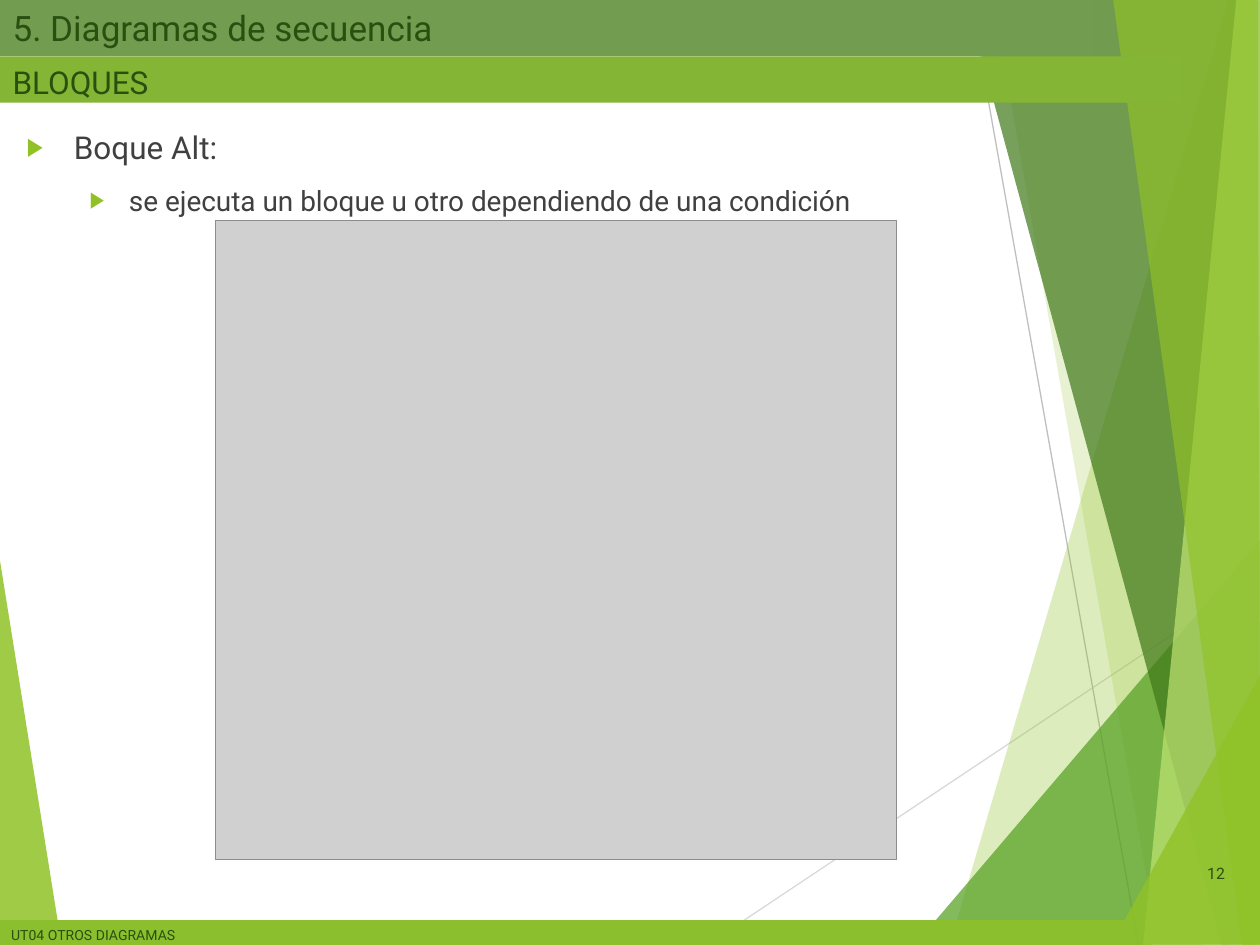
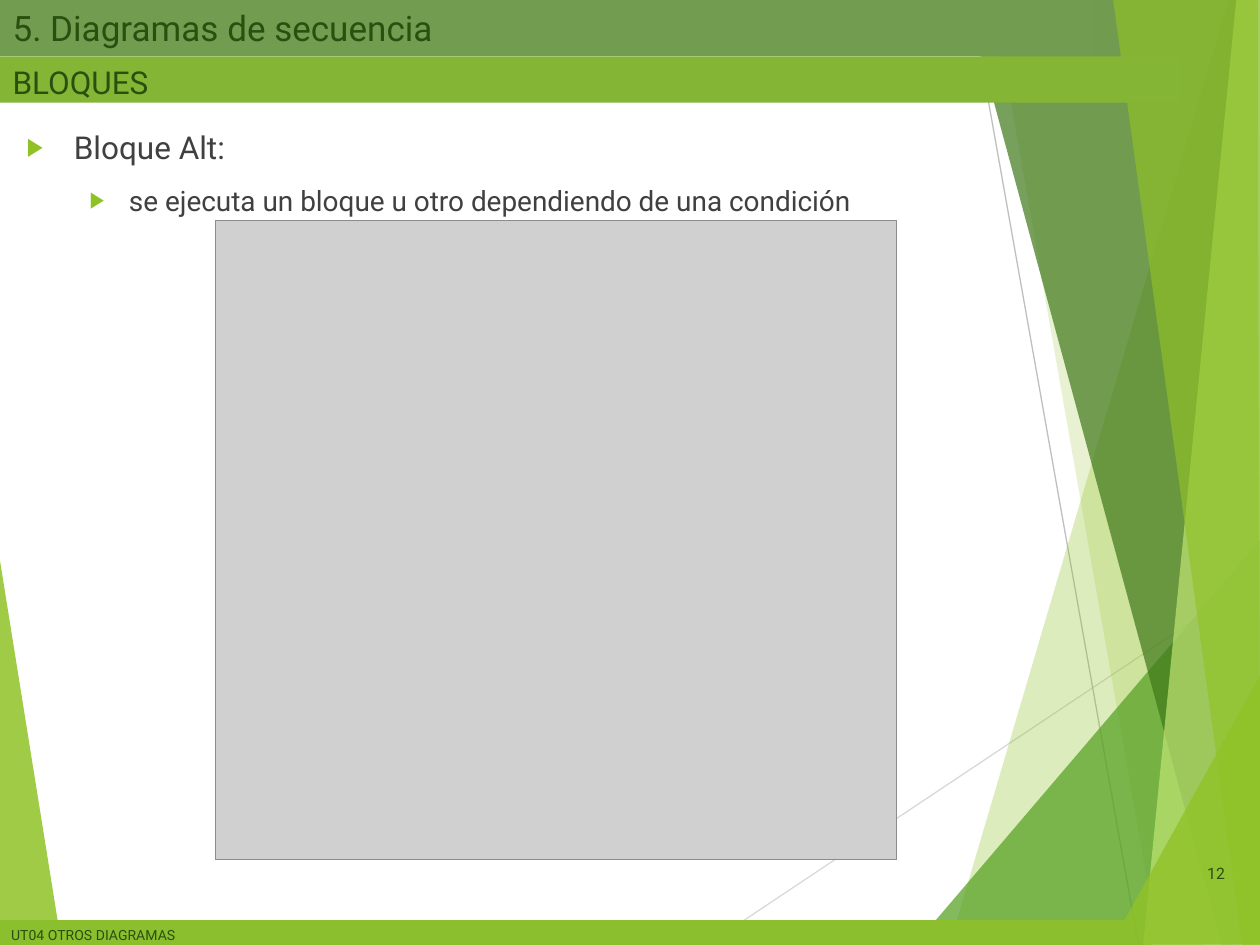
Before and after one commit to miGUITel/ED, a slide deck: slide 12 of 00 PRESENTACIONES compartida alumnos/ED02b - Diagramas de comportamiento SEA.pptx. Drawn at 1260x945 pixels with LibreOffice and Linux fonts; fonts in the diff are those of the drawing; grey boxes stand for pictures; background and template pictures are left out. Boxes give left, top, right and bottom in pixels: in the first picture for what was removed or moved away, otherwise in the second. Text is boxed around its words. In the diff, an @@ line names an element or a change of style, - is before the commit and + after.

```diff
--- a/00 PRESENTACIONES compartida alumnos/ED02b - Diagramas de comportamiento SEA.pptx
+++ b/00 PRESENTACIONES compartida alumnos/ED02b - Diagramas de comportamiento SEA.pptx
@@ text at bbox=[74, 135, 225, 166]: text changed @@
-▶ Boque Alt:
+▶ Bloque Alt:
```
Also in this commit, not shown: 3 other slides changed, 1 slide added, 5 other files.
